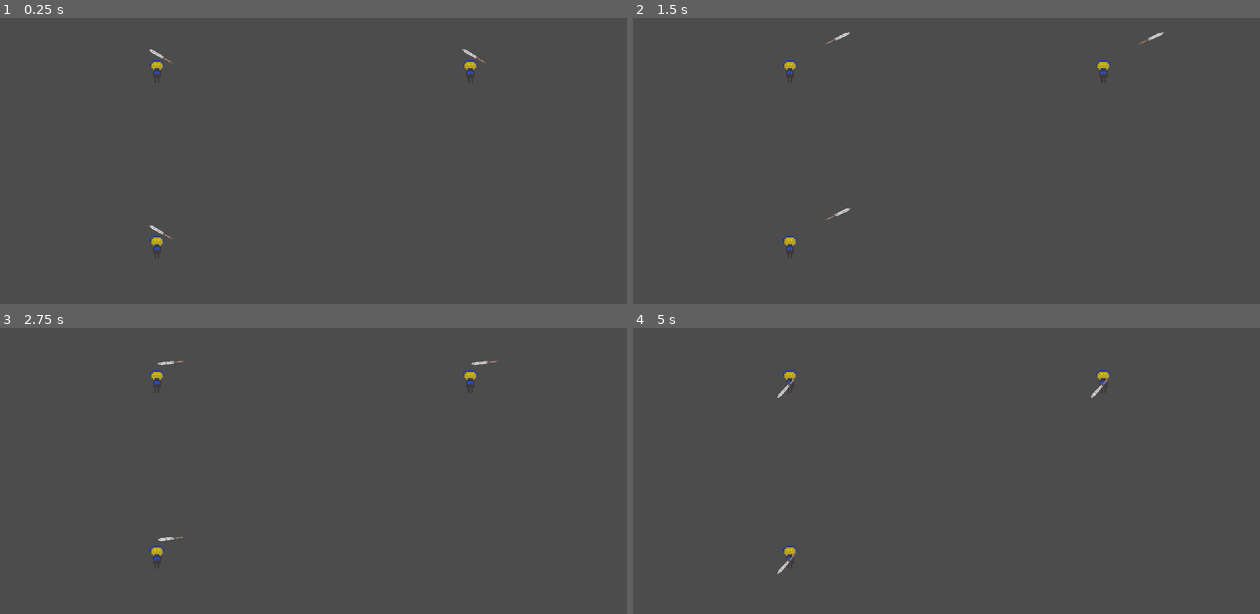
Above: before the commit, frames 1-4 (two rows, left to right).
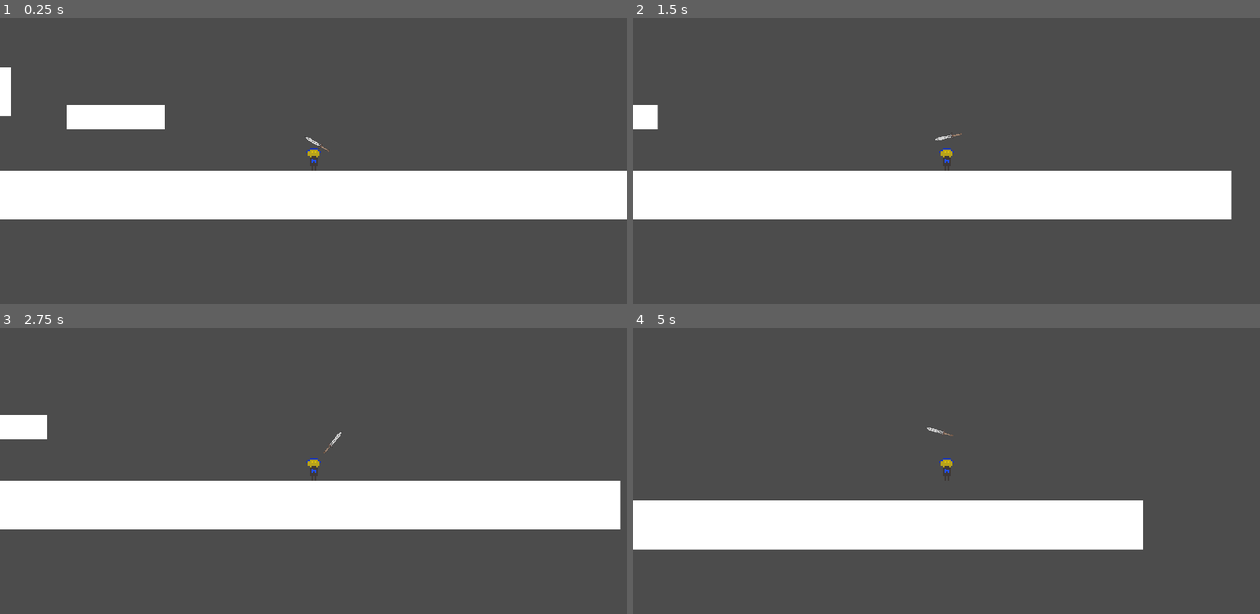
Above: after the commit, the same moments.

Repository: Lorem-Ipsum-Server-Place/GMTK2021-Game
Game: Godot game, scene res://Levels/MainGame/Theatre.tscn
The game is run twice, just before and just after one commit, with the same random seed, the same clock (stepped at 60 frames per second) and the same inputs.
Inputs (mouse positions are in pixels of both pictures, inside the frame that each line leads up to):
- Up to frame 1 (0.25 s): no input
- Up to frame 2 (1.5 s): tap Enter (ui_accept) at 0.5 s; move the mouse to (1084, 140) at 0.52 s; hold D (game_right) from 0.53 s (still down); click (1084, 140) at 0.6 s; tap Space (game_jump) at 0.77 s; move the mouse to (821, 178) at 1.27 s; click (821, 178) at 1.35 s
- Up to frame 3 (2.75 s): tap Space (game_jump) at 1.52 s; move the mouse to (376, 390) at 2.02 s; release D (game_right) at 2.03 s; hold A (game_left) from 2.03 s (still down); click (376, 390) at 2.1 s
- Up to frame 4 (5 s): move the mouse to (915, 539) at 2.77 s; release A (game_left) at 2.78 s; hold D (game_right) 2.78-4.28 s; click (915, 539) at 2.85 s; tap Space (game_jump) at 3.02, 3.77, 4.52 s; move the mouse to (1134, 522) at 3.52 s; click (1134, 522) at 3.6 s; move the mouse to (758, 416) at 4.27 s; hold A (game_left) from 4.28 s (still down); click (758, 416) at 4.35 s

The runs differ from the first frame. In frame 1, 19% of the frame differs, in the area x 0-100%, y 10-82%; in frame 2, 17%; in frame 3, 18%; in frame 4, 14%.

Commit message:
Add a basic level so we don't fall into the void

Diff:
--- /dev/null
+++ b/Levels/ConstructedLevels/ExampleLevel.tscn
@@ -0,0 +1,16 @@
+[gd_scene load_steps=2 format=2]
+
+[ext_resource path="res://DebugPlatform.tscn" type="PackedScene" id=1]
+
+[node name="Node2D" type="Node2D"]
+
+[node name="DebugPlatform" parent="." instance=ExtResource( 1 )]
+position = Vector2( 0, 200 )
+scale = Vector2( 20, 1 )
+
+[node name="DebugPlatform2" parent="." instance=ExtResource( 1 )]
+position = Vector2( -406.055, -40.2142 )
+scale = Vector2( 2, 0.5 )
+
+[node name="DebugPlatform3" parent="." instance=ExtResource( 1 )]
+position = Vector2( -801.318, -117.997 )
--- a/Levels/MainGame/Theatre.gd
+++ b/Levels/MainGame/Theatre.gd
@@ -6,6 +6,13 @@
 var draw_surfaces:Array = []
 var game_state = null
 var active_viewport: int = 0
+var active_level = null
+
+onready var example_level = load("res://Levels/ConstructedLevels/ExampleLevel.tscn")
+
+onready var level_list = [
+	example_level
+]
 
 signal update_global_weapon_angle(rotation)
 
@@ -22,6 +29,10 @@
 	player.position = Vector2(200,200)
 	viewport.add_child(player)
 	viewport.render_target_v_flip = true
+
+	var single_level = active_level.instance()
+
+	viewport.add_child(single_level)
 
 	game_state.connect("weapon_rotation", player, "on_GameState_rotate_sword")
 
@@ -103,10 +114,10 @@
 
 # Called when the node enters the scene tree for the first time.
 func _ready():
+
+	active_level = level_list[0]
 	init_game_state()
 
-	add_new_viewport()
-	add_new_viewport()
 	add_new_viewport()
 	pass
 	#var player = load("res://Player.tscn").instance()
